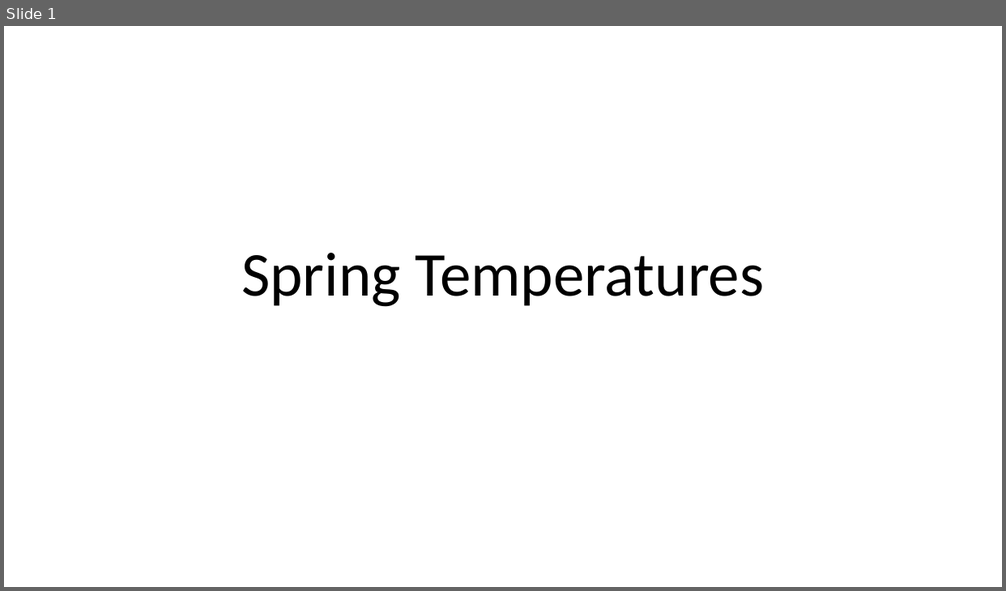
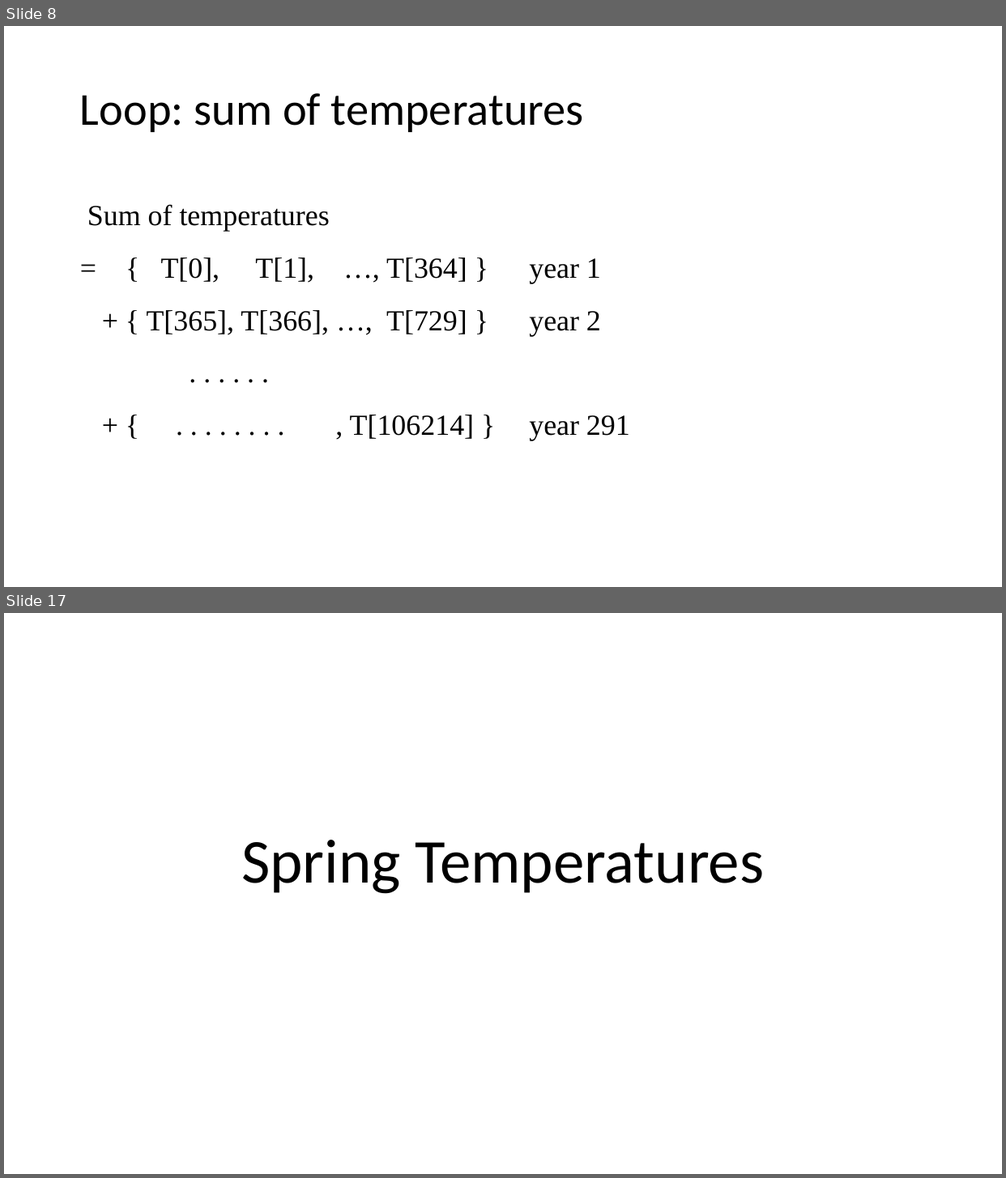
Before and after one commit to gilettejr/GroupC, a slide deck: Presentation/MainPresentation.pptx. Shown one above the other, each under a label of ours: slide 1 before the commit, slides 8 and 17 after it; the slides between them are not shown. The pictures are 1006x591 and 1006x1178 pixels, drawn with LibreOffice and Linux fonts; fonts in the diff are those of the drawing. Boxes give left, top, right and bottom in pixels: in the first picture for what was removed or moved away, otherwise in the second. Text is boxed around its words. In the diff, an @@ line names an element or a change of style, - is before the commit and + after.

```diff
--- a/Presentation/MainPresentation.pptx
+++ b/Presentation/MainPresentation.pptx
@@ slide 8 added at [4, 26, 1002, 587], background #FFFFFF @@
@@ title added at [80, 93, 584, 132], 44 pt, text #000000 @@
+Loop: sum of temperatures
@@ text added at [87, 204, 630, 441], 28 pt, text #000000 @@
+Sum of temperatures
+= { T[0], T[1], …, T[364] } year 1
++ { T[365], T[366], …, T[729] } year 2
+. . . . . .
++ { . . . . . . . . , T[106214] } year 291
@@ what was slide 1 is now slide 17 @@
```
Also in this commit, not shown: 15 other slides added.
